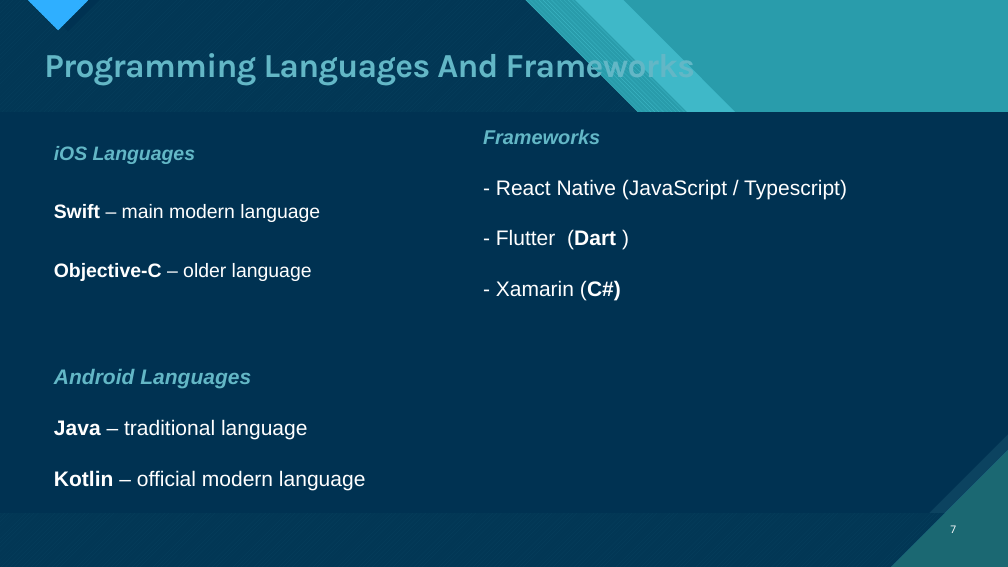
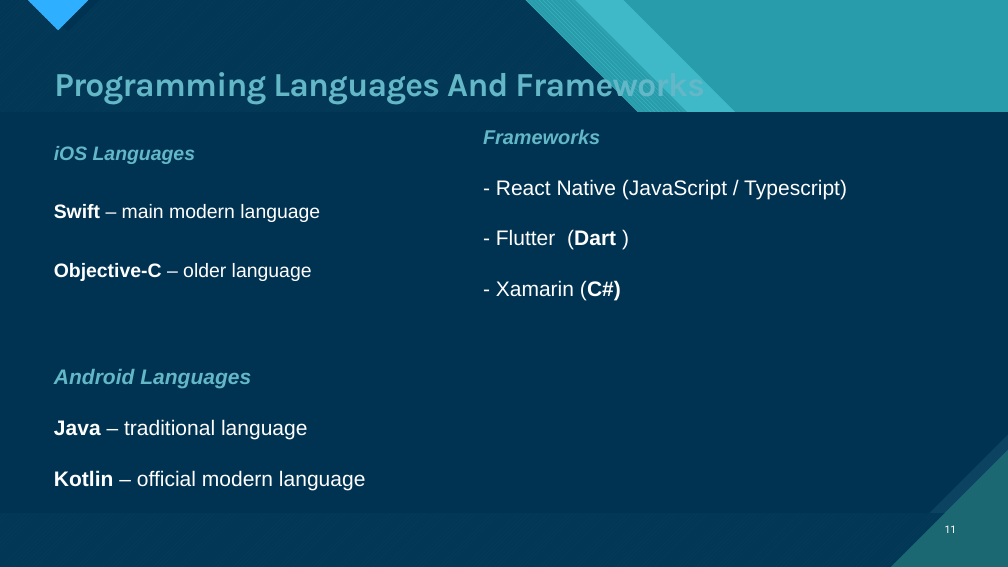
Before and after one commit to kelseafunwi/Group11SchoolWork, a slide deck: slide 11 of Task 1/Task 1 Mobile App Development.pptx (slide 7 before the commit). Drawn at 1008x567 pixels with LibreOffice and Linux fonts; fonts in the diff are those of the drawing. Boxes give left, top, right and bottom in pixels: in the first picture for what was removed or moved away, otherwise in the second. Text is boxed around its words. In the diff, an @@ line names an element or a change of style, - is before the commit and + after.

```diff
--- a/Task 1/Task 1 Mobile App Development.pptx
+++ b/Task 1/Task 1 Mobile App Development.pptx
@@ title "Programming Languages And Frameworks": place and size @@
-title "Programming Languages And Frameworks" at (44,47,696,86)
+title "Programming Languages And Frameworks" at (54,66,705,105)
@@ page number at (945,525,957,533): text changed @@
-7
+11
```
Also in this commit, not shown: 4 other slides changed, 11 slides added, 1 slide removed.
